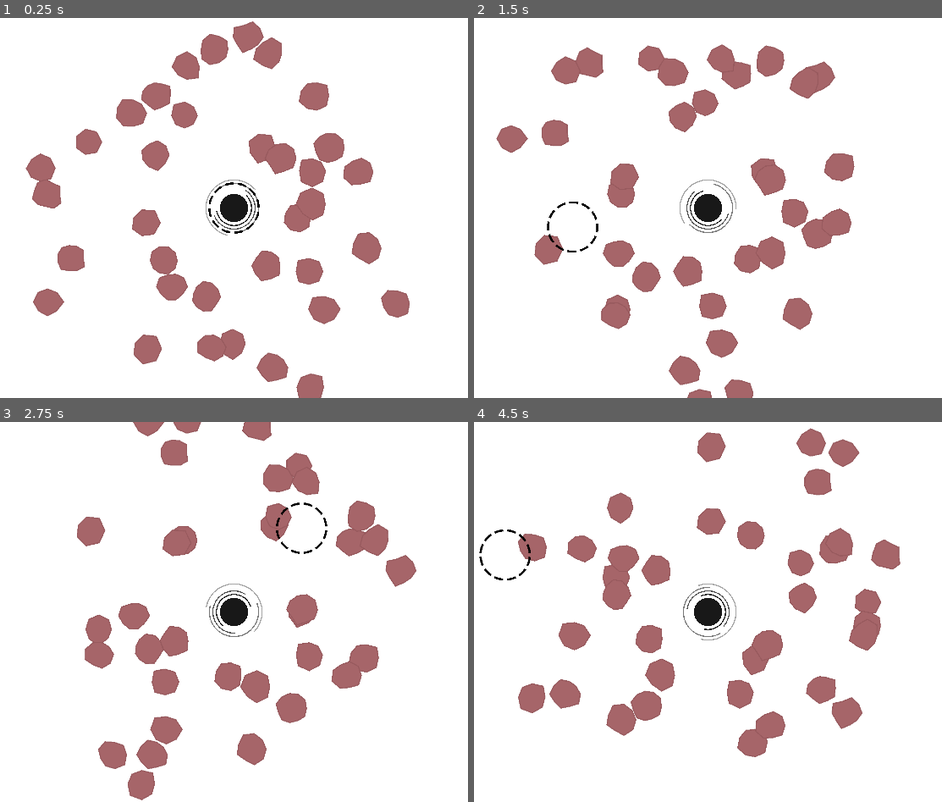
Above: before the commit, frames 1-4 (two rows, left to right).
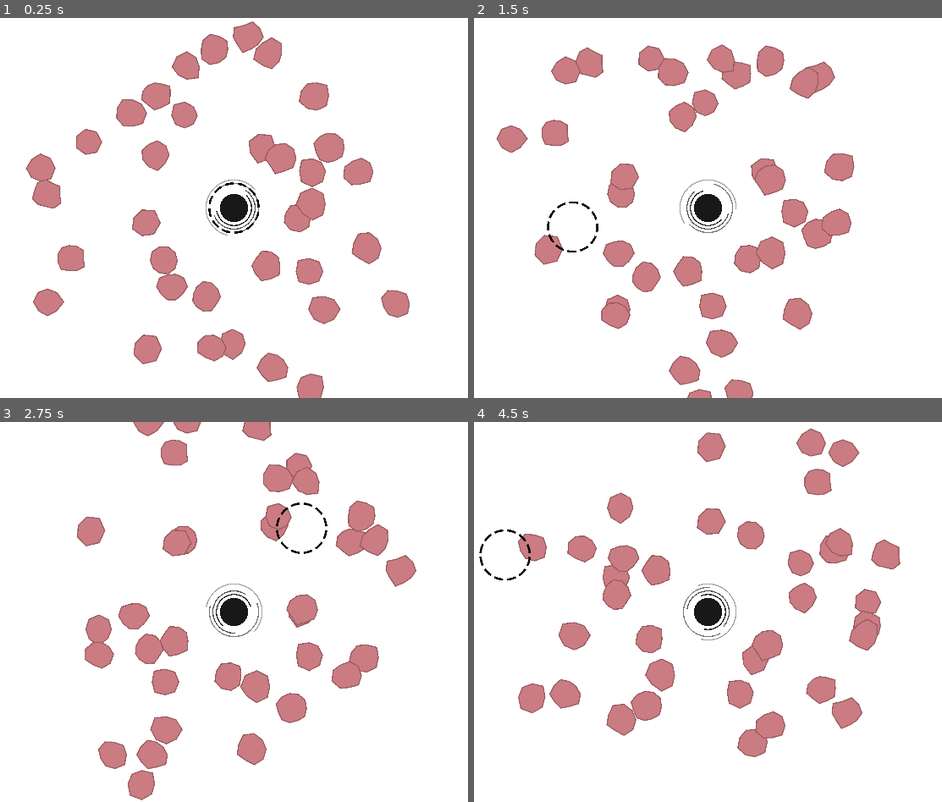
Above: after the commit, the same moments.

Repository: fatihceyln/a-game-about-feeding-a-black-hole
Game: Godot game, scene res://main/main.tscn
The game is run twice, just before and just after one commit, with the same random seed, the same clock (stepped at 60 frames per second) and the same inputs. The project has no main scene, so this scene is started directly.
Inputs (mouse positions are in pixels of both pictures, inside the frame that each line leads up to):
- Up to frame 1 (0.25 s): no input
- Up to frame 2 (1.5 s): move the mouse to (857, 189) at 0.52 s; move the mouse to (572, 227) at 1.27 s
- Up to frame 3 (2.75 s): move the mouse to (299, 528) at 2.02 s
- Up to frame 4 (4.5 s): move the mouse to (675, 688) at 2.77 s; move the mouse to (909, 669) at 3.52 s; move the mouse to (506, 555) at 4.27 s

The runs differ from the first frame. In frame 1, 10% of the frame differs, in the area x 5-88%, y 1-100%; in frame 2, 9.3%; in frame 3, 9.1%; in frame 4, 9.7%.

Commit message:
Add fill shape to Asteroid for enhanced visual representation and update _ready function to configure its properties

Diff:
--- a/asteroid/asteroid.gd
+++ b/asteroid/asteroid.gd
@@ -2,6 +2,7 @@
 class_name Asteroid
 
 const BASE_COLOR: Color = Color(0.654, 0.397, 0.413, 1.0)
+const FILL_COLOR: Color = Color(0.796, 0.490, 0.511, 1.0)
 const POINT_COUNT_RANGE: Vector2i = Vector2i(7, 11)
 const RADIUS_RATIO_RANGE: Vector2 = Vector2(0.85, 1.16)
 
@@ -15,6 +16,7 @@
 @export var radius: float = 40.0
 
 @onready var shape: Polygon2D = $Shape
+@onready var fill_shape: Polygon2D = $FillShape
 @onready var outline: Line2D = $Outline
 @onready var collision_polygon: CollisionPolygon2D = $CollisionPolygon2D
 
@@ -30,6 +32,9 @@
 	var points: PackedVector2Array = make_polygon_points()
 	shape.polygon = points
 	shape.color = BASE_COLOR
+
+	fill_shape.polygon = points
+	fill_shape.color = FILL_COLOR
 
 	outline.points = points
 	outline.default_color = OUTLINE_COLOR
--- a/asteroid/asteroid.tscn
+++ b/asteroid/asteroid.tscn
@@ -7,6 +7,8 @@
 
 [node name="Shape" type="Polygon2D" parent="." unique_id=1857766677]
 
+[node name="FillShape" type="Polygon2D" parent="." unique_id=2000045154]
+
 [node name="Outline" type="Line2D" parent="." unique_id=313961372]
 
 [node name="CollisionPolygon2D" type="CollisionPolygon2D" parent="." unique_id=802803957]
